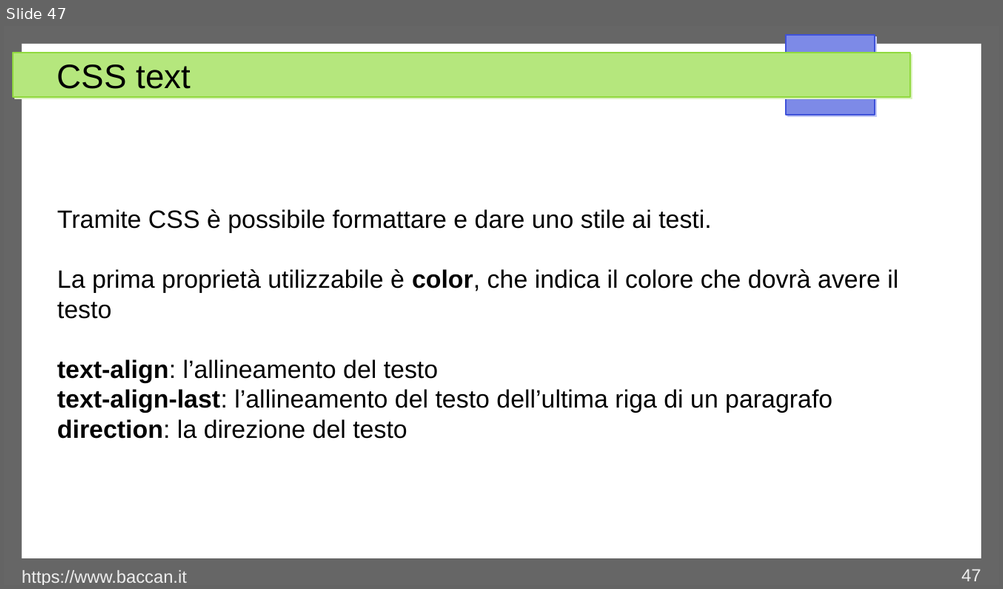
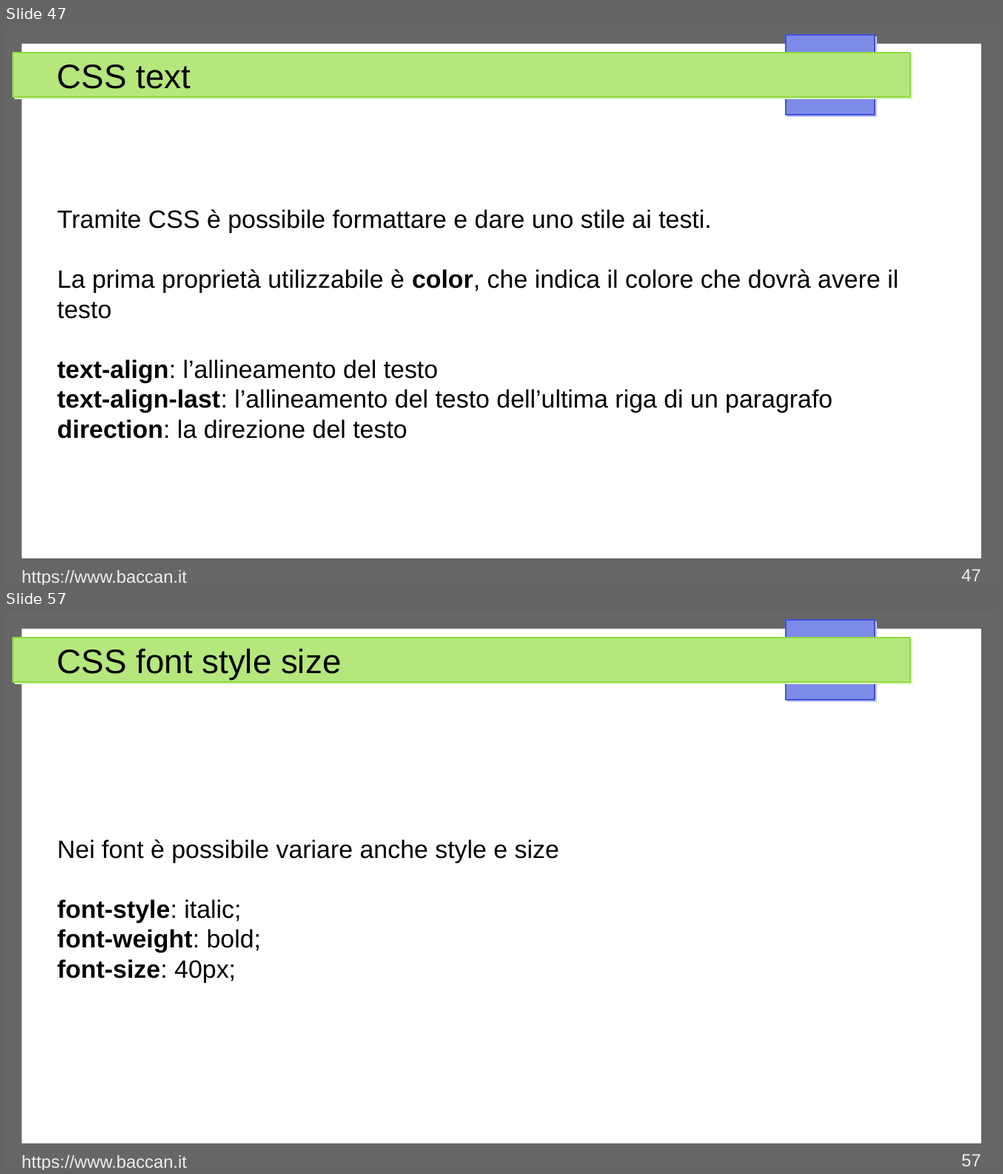
Before and after one commit to matteobaccan/CorsoCSS, a slide deck: Chapter_css.odp. Shown one above the other, each under a label of ours: slide 47 before the commit, slides 47 and 57 after it; the slides between them are not shown. The pictures are 1003x589 and 1003x1174 pixels, drawn with LibreOffice and Linux fonts; fonts in the diff are those of the drawing. Boxes give left, top, right and bottom in pixels: in the first picture for what was removed or moved away, otherwise in the second. Text is boxed around its words. In the diff, an @@ line names an element or a change of style, - is before the commit and + after.

Commit message:
Aggiornamento font

```diff
--- a/Chapter_css.odp
+++ b/Chapter_css.odp
@@ slide 57 added at <box>4,611,999,1170</box>, background #FFFFFF; not listed: 4 template elements that a slide beside it also shows @@
@@ title added at <box>57,649,341,680</box>, 27 pt, text #000000 @@
+CSS font style size
@@ text added at <box>57,840,559,983</box>, 20 pt, text #000000 @@
+Nei font è possibile variare anche style e size
+font-style: italic;
+font-weight: bold;
+font-size: 40px;
@@ text added at <box>22,1156,187,1170</box>, 14 pt, text #EEEEEE @@
+https://www.baccan.it
@@ page number added at <box>961,1154,980,1167</box>, 14 pt, text #EEEEEE @@
+57
```
Also in this commit, not shown: 1 slide changed, 9 other slides added, 6 other files.
